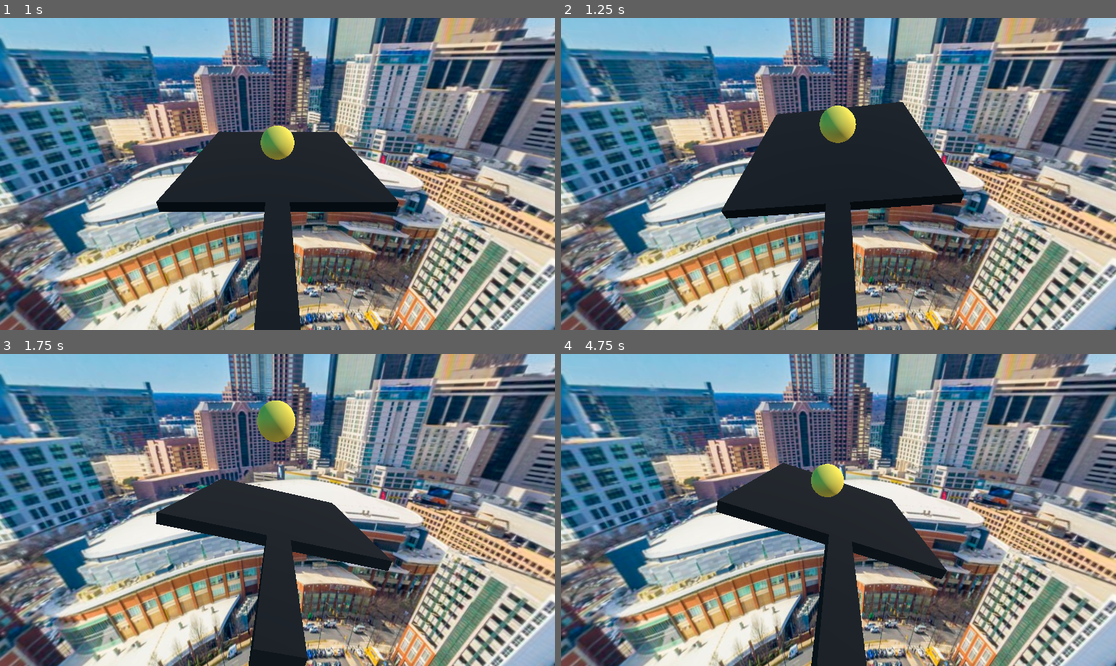
Above: before the commit, frames 1-4 (two rows, left to right).
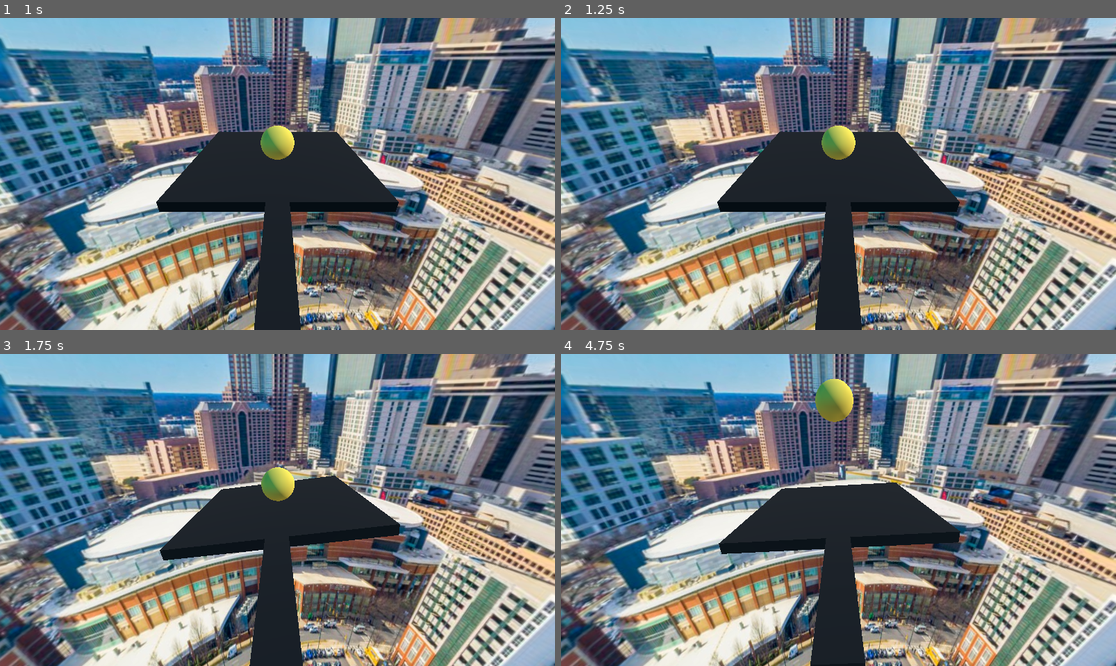
Above: after the commit, the same moments.

Repository: dallen72/Frying-Eggs-On-the-Charlotte-Skyline
Game: Godot game, scene res://node_3d.tscn
The game is run twice, just before and just after one commit, with the same random seed, the same clock (stepped at 60 frames per second) and the same inputs.
Inputs:
- Up to frame 1 (1 s): tap Space at 0.5 s; hold Enter (ui_accept) from 0.53 s (still down)
- Up to frame 2 (1.25 s): keep holding Enter (ui_accept)
- Up to frame 3 (1.75 s): release Enter (ui_accept) at 1.28 s; tap Enter (ui_accept) at 1.35, 1.52 s
- Up to frame 4 (4.75 s): tap Enter (ui_accept) at 1.82, 2.85, 3.02, 3.32, 4.35, 4.52 s; hold Enter (ui_accept) 2.03-2.78 s; hold Enter (ui_accept) 3.53-4.28 s

Frame 1 is identical in both runs. In frame 2, 4.3% of the frame differs, in the area x 28-73%, y 26-100%; in frame 3, 6.0%; in frame 4, 6.1%, in the area x 27-72%, y 8-100%.

Commit message:
ensuring the flips are moving the ball, are big enough

Diff:
--- a/node_3d.gd
+++ b/node_3d.gd
@@ -18,7 +18,8 @@
 
 # Called when the node enters the scene tree for the first time.
 func _ready() -> void:
-	_initialize_auto_pan_rotate()
+	random_num_generator = RandomNumberGenerator.new()
+	#_initialize_auto_pan_rotate()
 
 	_pan_was_just_reset = false
 	_pan_is_being_flipped = false
@@ -78,11 +79,11 @@
 
 func _initialize_auto_pan_rotate():
 	$panRotationTimer.start()
+	print("debug, pan is rotating")
 	_pan_is_rotating = false
 	_elapsed = 0.0
 	_previous_rotation_x = 0.0
 	_previous_rotation_z = 0.0
-	random_num_generator = RandomNumberGenerator.new()
 	_angle_x = 	random_num_generator.randf_range(-1*MAX_ANGLE, MAX_ANGLE)
 	_angle_z = 	random_num_generator.randf_range(-1*MAX_ANGLE, MAX_ANGLE)
 	if (abs(_angle_x) > 0.1):
@@ -92,10 +93,21 @@
 
 
 func flip_pan():
+	print("debug, inside flip_pan")
 	_previous_rotation_x = $rig/pan.rotation.x
 	_previous_rotation_z = $rig/pan.rotation.z
-	_angle_z = -1 * $rig/pan.rotation.z + random_num_generator.randf_range(-0.1, 0.1)
-	_angle_x = -1 * $rig/pan.rotation.x + random_num_generator.randf_range(-0.1, 0.1)
+	while true:
+		_angle_z   = -1 * $rig/pan.rotation.z + random_num_generator.randf_range(-0.1, 0.1)
+		print("debug, angle_z : " + str(_angle_z))
+		if (abs(_angle_z) > 0.05):
+			break
+	while true:
+		_angle_x = -1 * $rig/pan.rotation.x + random_num_generator.randf_range(-0.1, 0.1)
+		print("debug, angle_x: " + str(_angle_x))
+		if (abs(_angle_x) > 0.05):
+			break
+	print("debug, angle_x: " + str(_angle_x))
+	print("debug, angle_z: " + str(_angle_z))
 	_elapsed = 0.01
 	_pan_is_being_flipped = true
 
